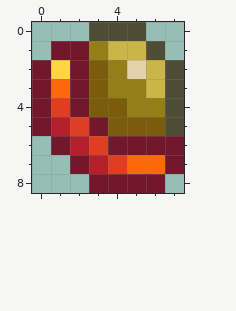
Pixel-art sprite -- Items/Armor/RedDamascusHelmet.png. This is how it looked before the edit.
The file is 16x18 pixels, drawn in blocks of 2x2; one block is one cell here.
Now the later version:
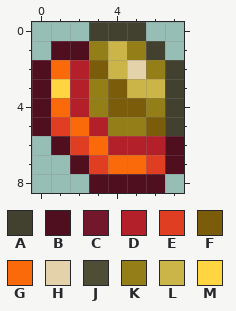
Palette (. is transparent): A #42412f  B #500f1f  C #73172d  D #b4202a  E #df3e23  F #7a5c0a  G #fa6a0a  H #e4d2aa  J #4e4d36  K #947e18  L #ccb548  M #ffd541
Changes in this commit:
Changed rows in their new state; - is an unchanged pixel.
first column x 0:
0 ---AAA--
1 -BB--KA-
2 BGD-L-KA
3 BMDKFL-A
4 BGDK-F-A
5 BEGDKK-A
6 -BEGDDDB
7 --BEG-EB
8 ---BBBB-
